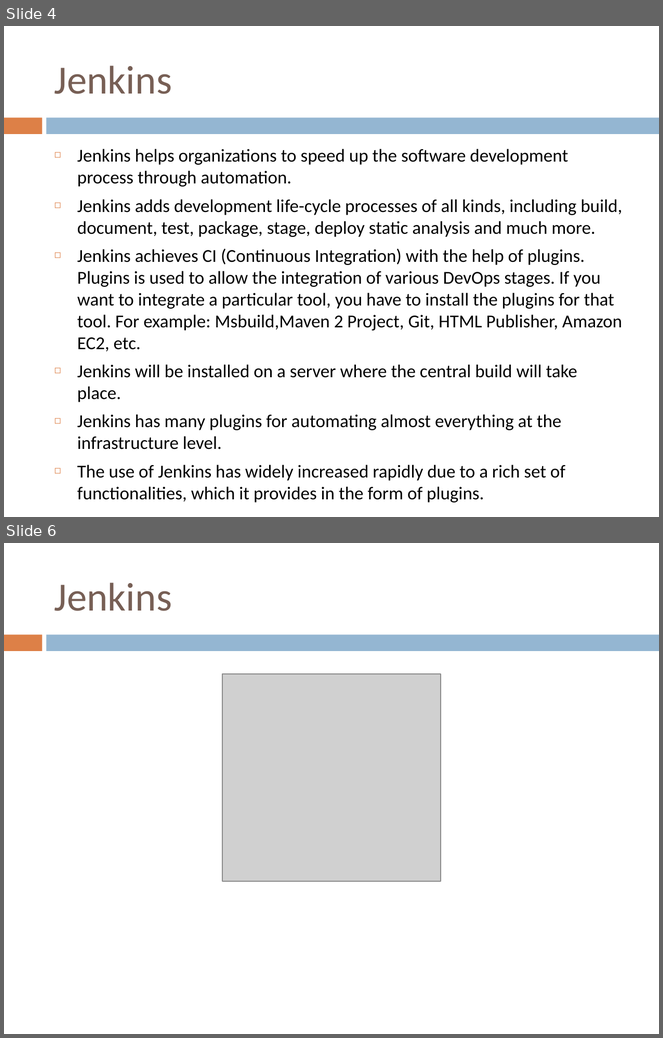
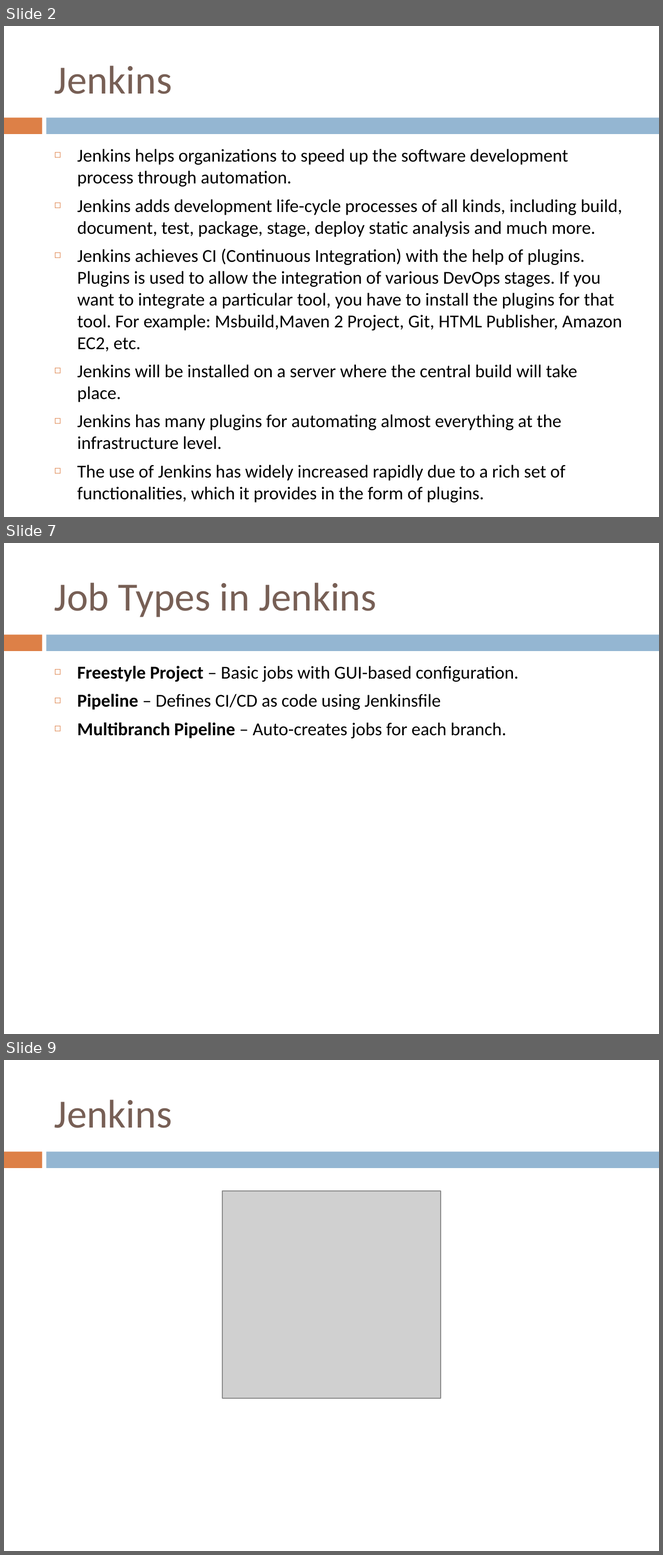
Before and after one commit to santuparsi/DevOps, a slide deck: Jenkins/Jenkins.pptx. Shown one above the other, each under a label of ours: slides 4 and 6 before the commit, slides 2, 7 and 9 after it; the slides between them are not shown. The pictures are 663x1038 and 663x1555 pixels, drawn with LibreOffice and Linux fonts; fonts in the diff are those of the drawing; grey boxes stand for pictures. Boxes give left, top, right and bottom in pixels: in the first picture for what was removed or moved away, otherwise in the second. Text is boxed around its words. In the diff, an @@ line names an element or a change of style, - is before the commit and + after.

```diff
--- a/Jenkins/Jenkins.pptx
+++ b/Jenkins/Jenkins.pptx
@@ slide 7 added at [4, 543, 659, 1034], background #FFFFFF; not listed: 2 template elements that a slide beside it also shows @@
@@ title added at [54, 583, 376, 617], 44 pt, text #775F55 @@
+Job Types in Jenkins
@@ text added at [77, 666, 519, 739], 20 pt, text #000000 @@
+◻ Freestyle Project – Basic jobs with GUI-based configuration.
+◻ Pipeline – Defines CI/CD as code using Jenkinsfile
+◻ Multibranch Pipeline – Auto-creates jobs for each branch.
@@ what was slide 4 is now slide 2 @@
@@ what was slide 6 is now slide 9 @@
```
Also in this commit, not shown: 2 slides changed, 4 other slides added, 2 slides removed, 4 other files.
